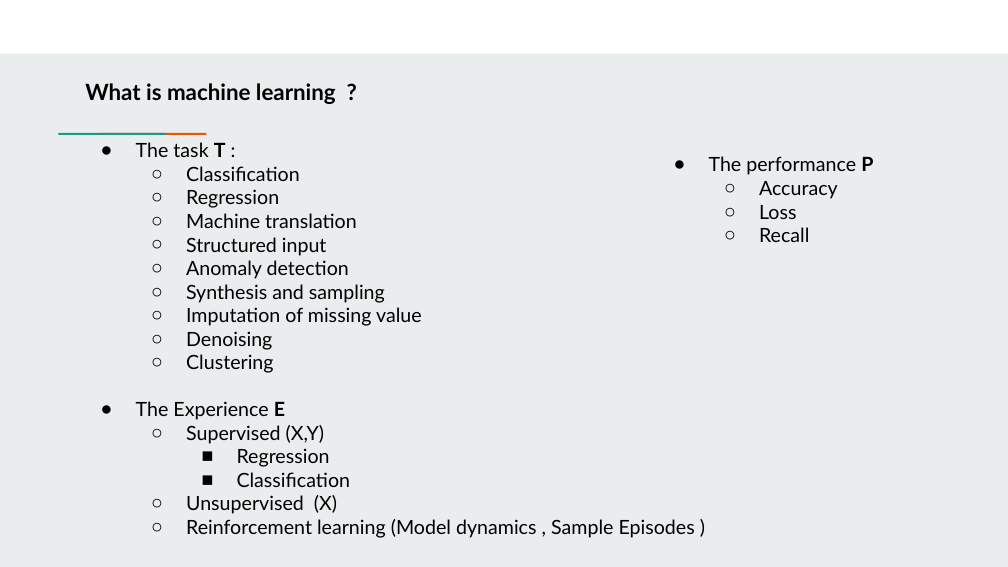
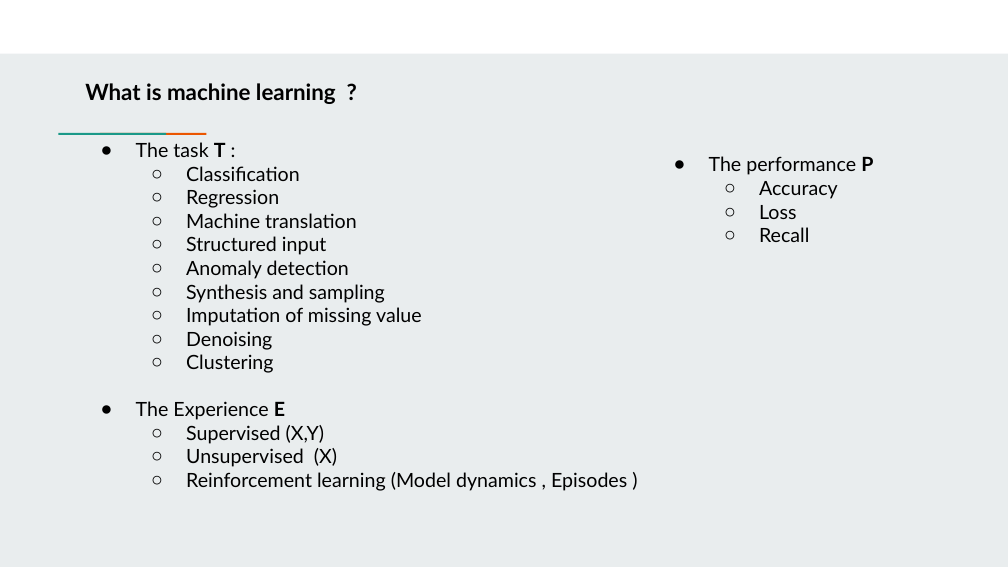
Before and after one commit to farouqBenarous/Machine_Learning_101_Workshop, a slide deck: slide 7 of 20-03-2021/Presentation/Machine learning 101.pptx. Drawn at 1008x567 pixels with LibreOffice and Linux fonts; fonts in the diff are those of the drawing. Boxes give left, top, right and bottom in pixels: in the first picture for what was removed or moved away, otherwise in the second. Text is boxed around its words. In the diff, an @@ line names an element or a change of style, - is before the commit and + after.

```diff
--- a/20-03-2021/Presentation/Machine learning 101.pptx
+++ b/20-03-2021/Presentation/Machine learning 101.pptx
@@ text at <box>237,448,351,487</box>: paragraphs removed @@
-    ■ Regression
-    ■ Classification
@@ text at <box>186,472,627,491</box>: text changed @@
-  ○ Reinforcement learning (Model dynamics , Sample Episodes )
+  ○ Reinforcement learning (Model dynamics , Episodes )
```
Also in this commit, not shown: 6 other slides changed, 2 slides added, 2 slides removed, 3 other files.
